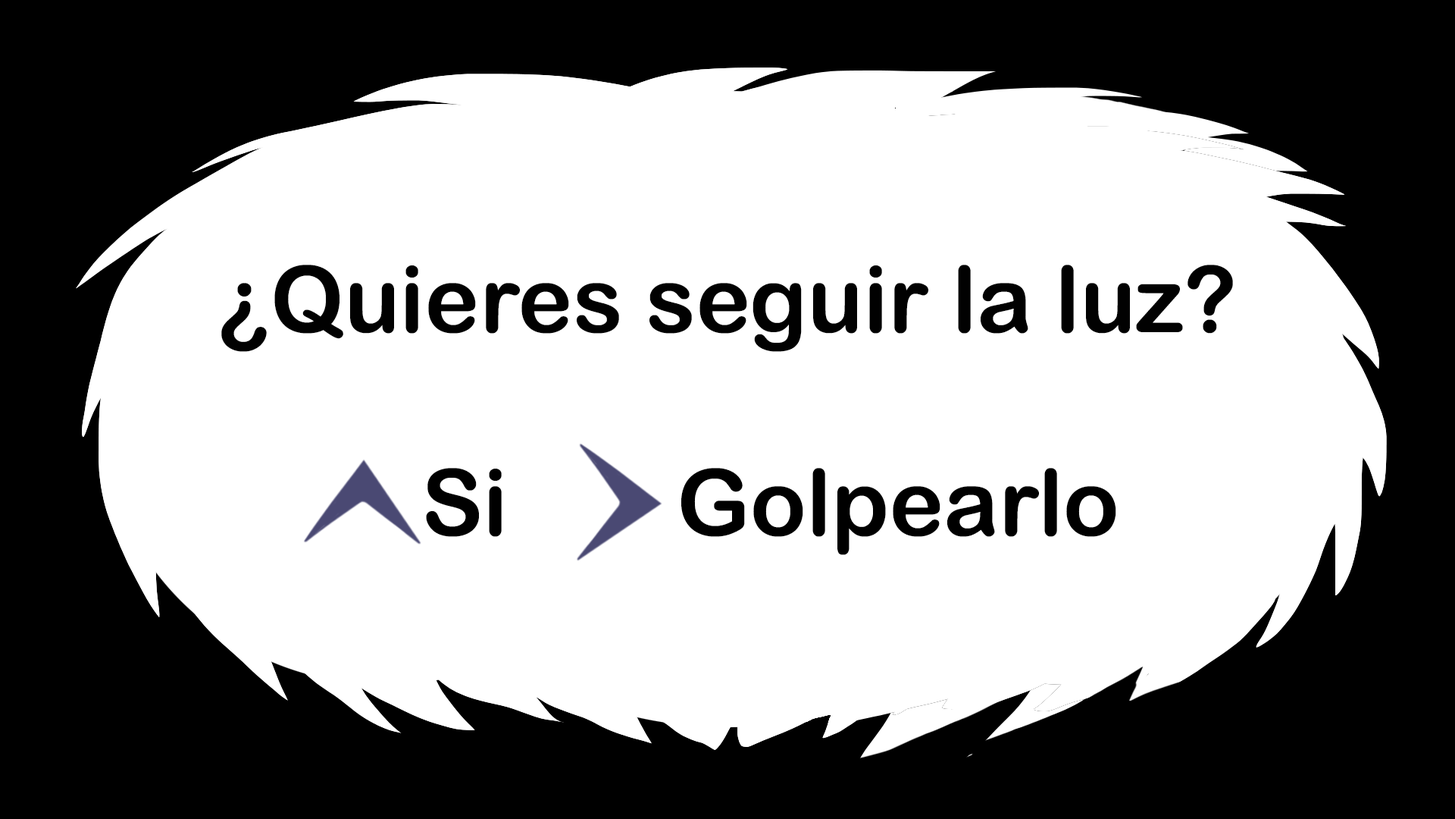
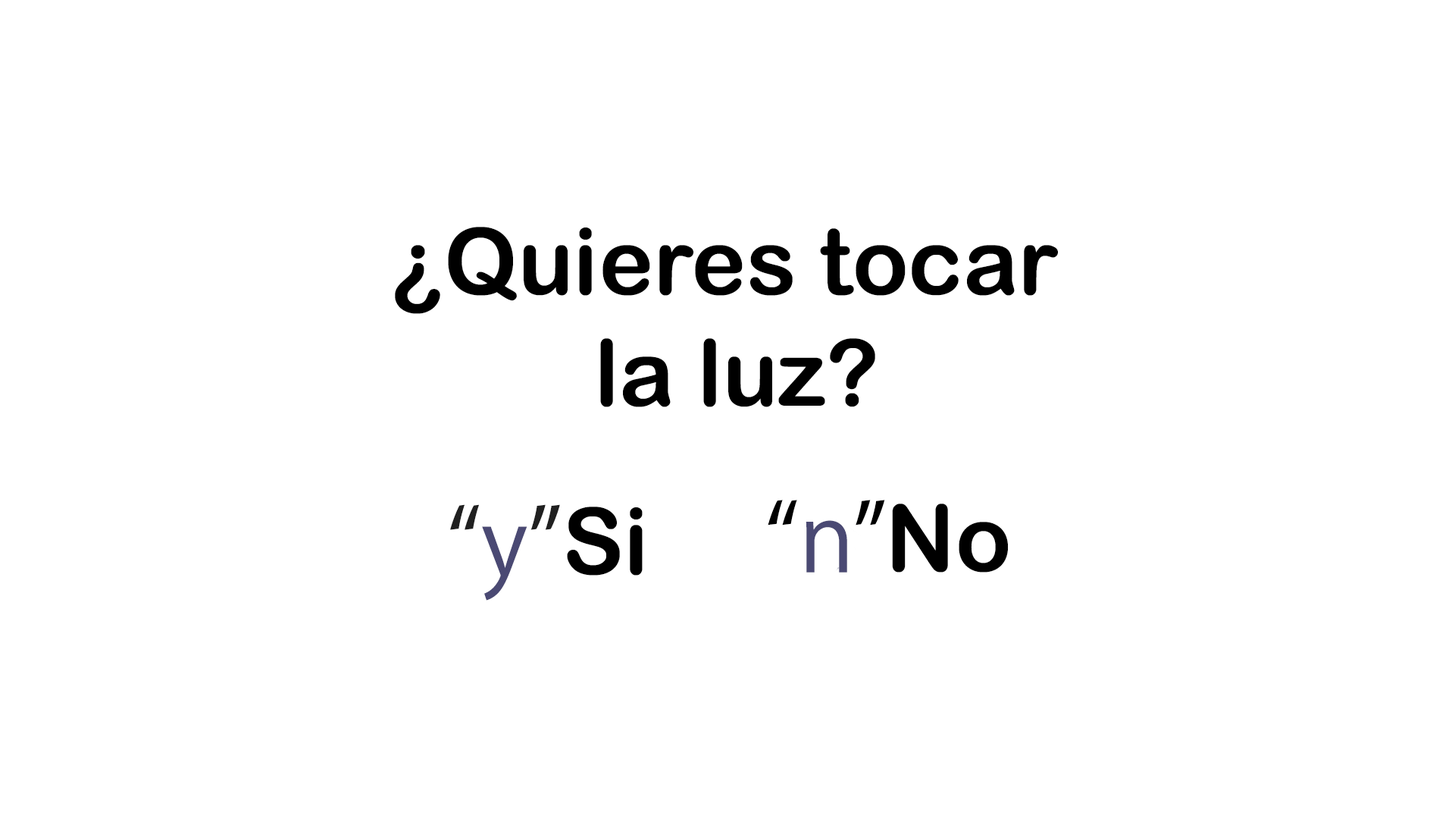
Revision of a layered 1455x819 image; what changed, layer by layer:
showed group "Tercera Interaccion" (6 layers) over <box>394,226,1059,601</box>
added layer "“n”" in group "Tercera Interaccion" over <box>767,499,886,573</box>
painted on "Flecha Abajo" (1st of 3, in "Tercera Interaccion") over <box>787,484,874,573</box>
painted on "Flecha Arriba" (1st of 3, in "Tercera Interaccion") over <box>444,500,561,601</box>
hid group "Primera Interaccion" (5 layers) over <box>221,264,1234,561</box>
hid "Capa 1" over <box>0,0,1455,819</box>
